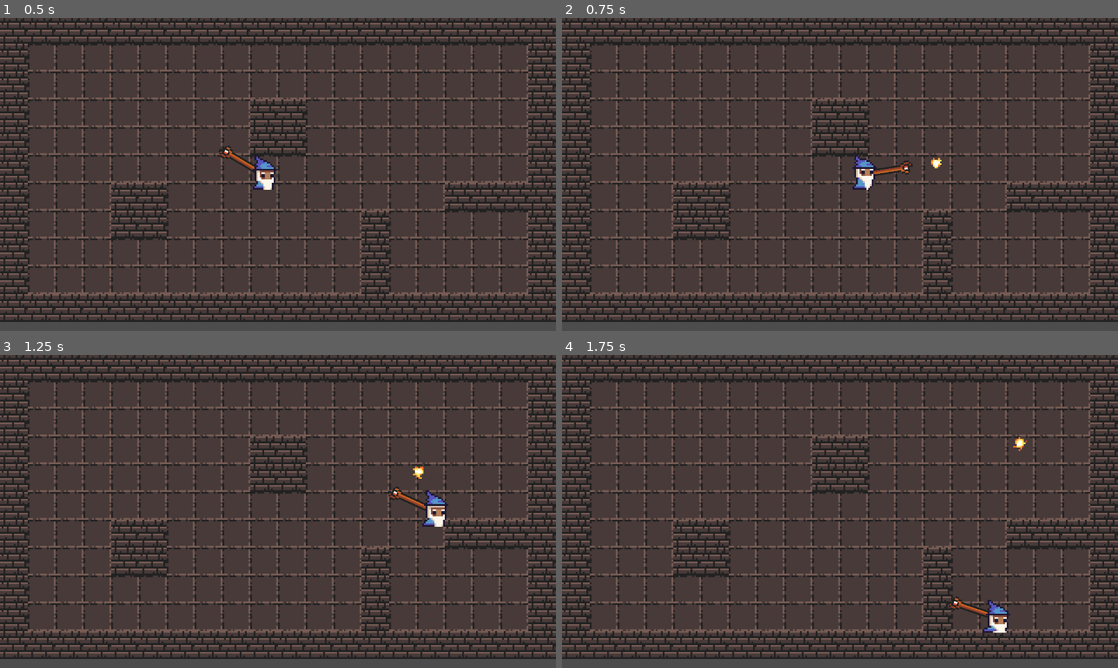
Above: before the commit, frames 1-4 (two rows, left to right).
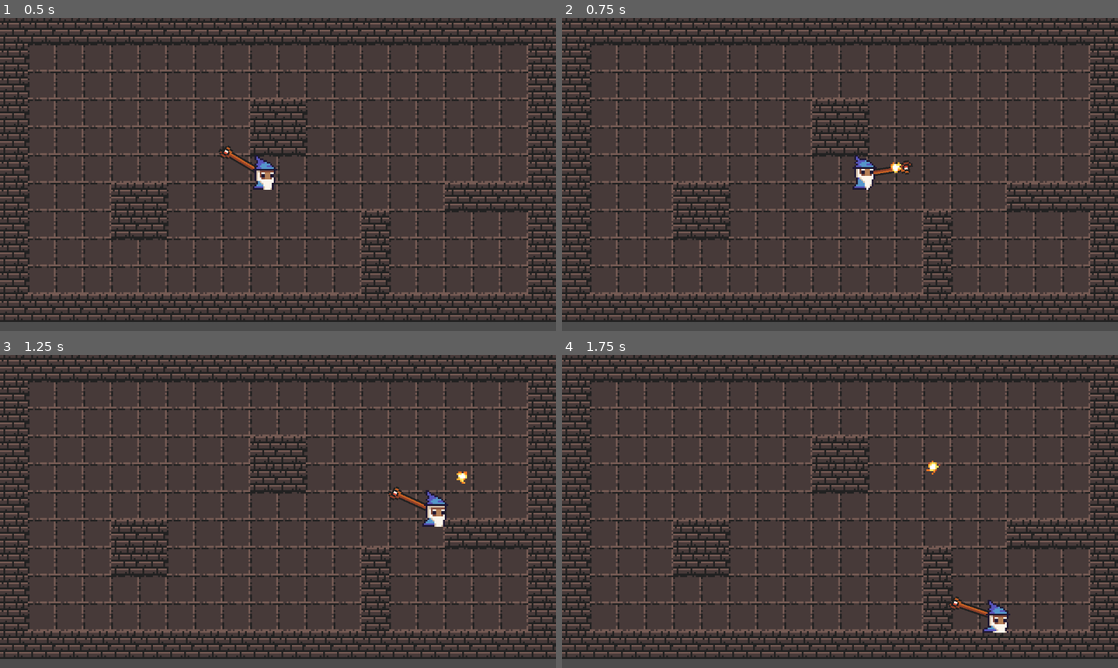
Above: after the commit, the same moments.

Repository: dsaltares/gmtk-2019
Game: Godot game, scene res://Playground.tscn
Two runs of this game, one before a commit and one after it. Both use one fixed random seed, a clock stepped at 60 frames per second and the inputs below.
Inputs (mouse positions are in pixels of both pictures, inside the frame that each line leads up to):
- Up to frame 1 (0.5 s): no input
- Up to frame 2 (0.75 s): move the mouse to (962, 158) at 0.52 s; hold Right (move_right) from 0.53 s (still down); click (962, 158) at 0.6 s
- Up to frame 3 (1.25 s): keep holding Right (move_right)
- Up to frame 4 (1.75 s): move the mouse to (728, 527) at 1.27 s; release Right (move_right) at 1.28 s; hold Down (move_down) from 1.28 s (still down); click (728, 527) at 1.35 s

Frame 1 is identical in both runs. In frame 2, less than 0.1% of the frame differs, in the area x 59-69%, y 44-50%; in frame 3, 0.1%; in frame 4, 0.1%, in the area x 65-84%, y 26-39%.

Commit message:
projectile pick up and lifetime

Diff:
--- a/game/Player.gd
+++ b/game/Player.gd
@@ -65,3 +65,6 @@
 
 	if animation != sprite.animation and animation != null:
 		sprite.animation = animation
+
+func pick_up_ammo():
+	can_shoot = true
--- a/game/Player.tscn
+++ b/game/Player.tscn
@@ -33,7 +33,9 @@
 [sub_resource type="RectangleShape2D" id=2]
 extents = Vector2( 5.89552, 8.04179 )
 
-[node name="Player" type="KinematicBody2D"]
+[node name="Player" type="KinematicBody2D" groups=[
+"player",
+]]
 collision_mask = 22
 script = ExtResource( 1 )
 
--- a/game/projectile/Projectile.gd
+++ b/game/projectile/Projectile.gd
@@ -1,10 +1,33 @@
 extends KinematicBody2D
 
-const SPEED = 300
+const MAX_SPEED = 300
+const TIME_TO_MAX_SPEED = 0.2
+const TIME_TO_HALT = 0.4
+const LIFE_TIME = 0.6
 
+const ACCELERATION = MAX_SPEED / TIME_TO_MAX_SPEED
+const DECELERATION = -MAX_SPEED / TIME_TO_HALT
+
+var speed = 0
+var life_time = 0
 var direction = Vector2.ZERO
 
 func _physics_process(delta):
-	var collision = move_and_collide(direction * SPEED * delta)
+	if life_time < LIFE_TIME:
+		speed += ACCELERATION * delta
+	else:
+		speed += DECELERATION * delta
+
+	life_time += delta
+	speed = clamp(speed, 0, MAX_SPEED)
+
+	var motion = direction * speed * delta
+	var collision = move_and_collide(motion)
+
 	if collision != null:
-		direction = direction - 2 * (direction.dot(collision.normal)) * collision.normal
+		var collider = collision.collider
+		if collider.is_in_group('player'):
+			collider.pick_up_ammo()
+			queue_free()
+		else:
+			direction = direction - 2 * (direction.dot(collision.normal)) * collision.normal
--- a/game/projectile/Projectile.tscn
+++ b/game/projectile/Projectile.tscn
@@ -25,7 +25,7 @@
 
 [node name="Projectile" type="KinematicBody2D"]
 collision_layer = 8
-collision_mask = 6
+collision_mask = 7
 script = ExtResource( 1 )
 
 [node name="Sprite" type="Sprite" parent="."]
@@ -33,7 +33,7 @@
 texture = ExtResource( 2 )
 vframes = 8
 hframes = 8
-frame = 18
+frame = 4
 
 [node name="CollisionShape2D" type="CollisionShape2D" parent="."]
 shape = SubResource( 1 )
